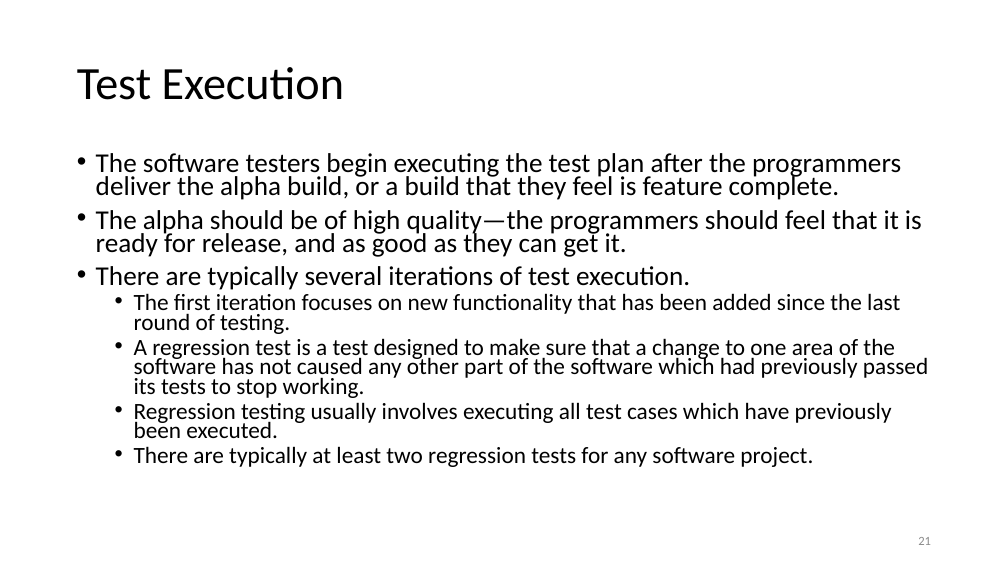
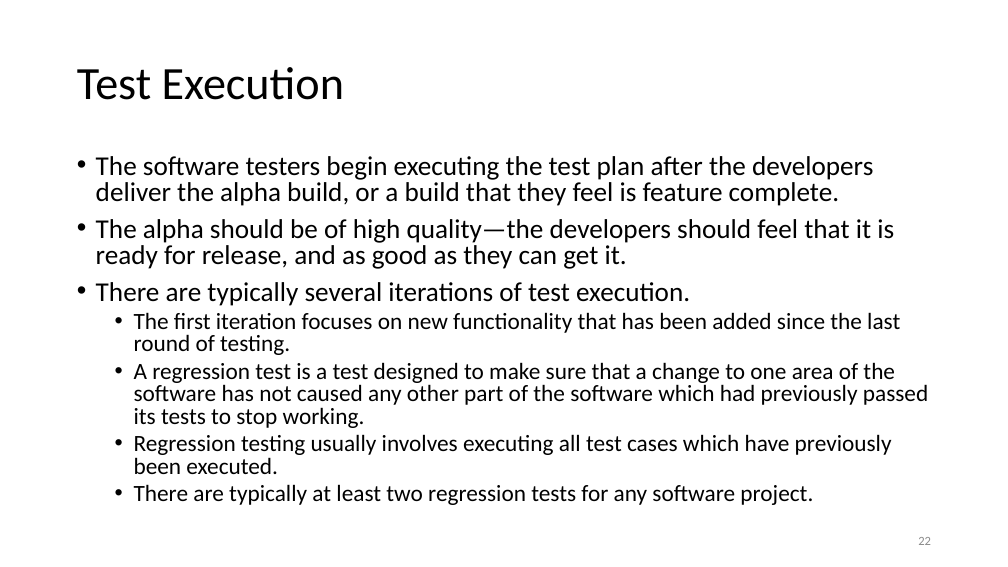
Before and after one commit to malenezi/malenezi, a slide deck: slide 22 of SE401/Lectures/4-Software Testing Plans and Test cases/Test Cases.pptx (slide 21 before the commit). Drawn at 1008x567 pixels with LibreOffice and Linux fonts; fonts in the diff are those of the drawing. Boxes give left, top, right and bottom in pixels: in the first picture for what was removed or moved away, otherwise in the second. Text is boxed around its words. In the diff, an @@ line names an element or a change of style, - is before the commit and + after.

```diff
--- a/SE401/Lectures/4-Software Testing Plans and Test cases/Test Cases.pptx
+++ b/SE401/Lectures/4-Software Testing Plans and Test cases/Test Cases.pptx
@@ text at <box>96,156,894,269</box>: text changed @@
-• The software testers begin executing the test plan after the programmers deliver the alpha build, or a build that they feel is feature complete.
-• The alpha should be of high quality—the programmers should feel that it is ready for release, and as good as they can get it.
+• The software testers begin executing the test plan after the developers deliver the alpha build, or a build that they feel is feature complete.
+• The alpha should be of high quality—the developers should feel that it is ready for release, and as good as they can get it.
@@ text at <box>96,282,928,505</box>: line spacing 0.7 to 0.8 @@
```
Also in this commit, not shown: 6 other slides changed, 1 slide added, 1 other file.
